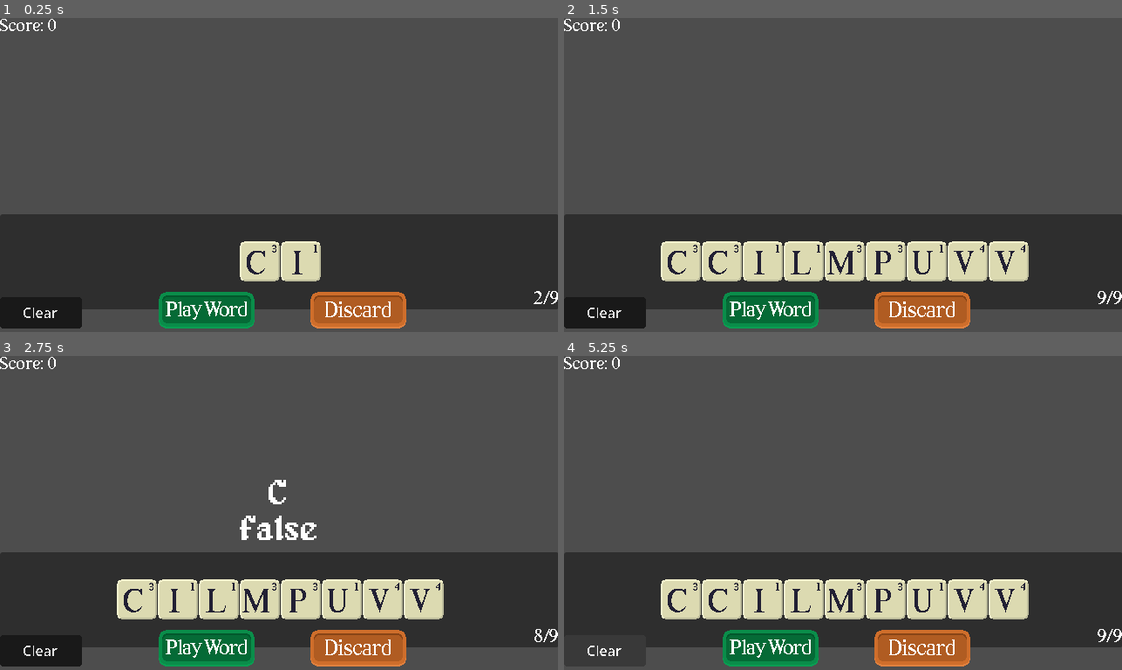
Above: before the commit, frames 1-4 (two rows, left to right).
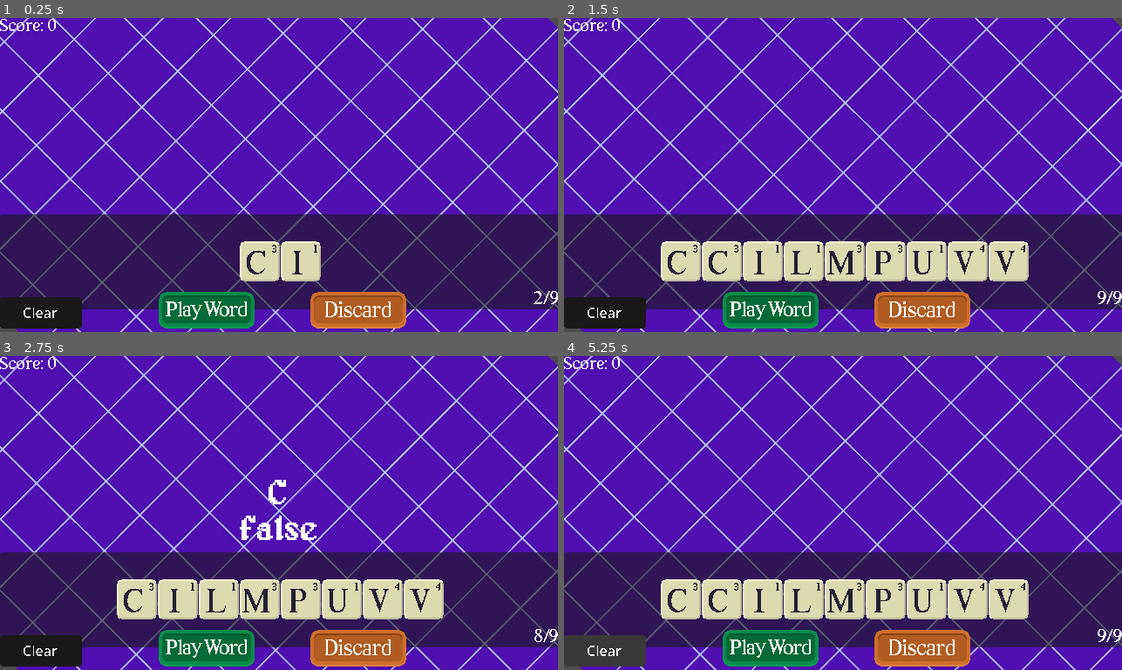
Above: after the commit, the same moments.

Repository: Dead-Vortex/Lexigraph
Game: Godot game, scene res://scenes/game.tscn
The game is run twice, just before and just after one commit, with the same random seed, the same clock (stepped at 60 frames per second) and the same inputs.
Inputs (mouse positions are in pixels of both pictures, inside the frame that each line leads up to):
- Up to frame 1 (0.25 s): no input
- Up to frame 2 (1.5 s): click (770, 310) at 0.5 s; click (770, 310) at 1.25 s
- Up to frame 3 (2.75 s): click (117, 600) at 2.02 s
- Up to frame 4 (5.25 s): click "Clear" at 2.75 s; click (921, 648) at 3.5 s; click (681, 600) at 4.27 s; click "Clear" at 5 s

The runs differ from the first frame. In frame 1, 93% of the frame differs, in the area x 0-100%, y 0-100%; in frame 2, 86%; in frame 3, 87%; in frame 4, 86%.

Commit message:
added a placeholder background
until i find something better

Diff:
--- a/scenes/game.tscn
+++ b/scenes/game.tscn
@@ -6,6 +6,7 @@
 [ext_resource type="Material" uid="uid://dp6tyqiu8s2a1" path="res://shaders/pixeltext.tres" id="4_lbhrr"]
 [ext_resource type="Texture2D" uid="uid://bty4nf18hjtic" path="res://assets/playword.png" id="5_iywne"]
 [ext_resource type="Texture2D" uid="uid://8nisiy031ks" path="res://assets/discard.png" id="6_p57ef"]
+[ext_resource type="Texture2D" uid="uid://d0uas3kdsoohh" path="res://assets/bckg.png" id="7_u5sy4"]
 
 [sub_resource type="Shader" id="Shader_lbhrr"]
 code = "shader_type canvas_item;
@@ -127,6 +128,13 @@
 offset_bottom = 356.0
 texture_normal = ExtResource("6_p57ef")
 
+[node name="Sprite2D" type="Sprite2D" parent="." unique_id=1529078212]
+z_index = -2
+position = Vector2(267.72278, 123.24949)
+rotation = 0.78397375
+scale = Vector2(0.3962051, 0.41962442)
+texture = ExtResource("7_u5sy4")
+
 [connection signal="pressed" from="ClearWord" to="." method="_on_word_cleared"]
 [connection signal="pressed" from="PlayWord" to="." method="_on_word_played"]
 [connection signal="pressed" from="DiscardTiles" to="." method="_on_tiles_discarded"]
Binary file added: assets/bckg.png
Not shown, added: assets/bckg.png.import
